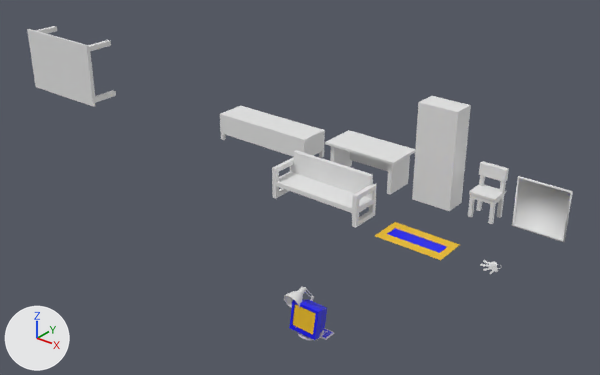
Renders of the FBX model Assets/Master/FBXs/publication_office.fbx from each side of a commit.
Before and after are seen from a 50 mm lens placed at (12.29, -15.66, 13.88), pointed at (-3.26, 3.77, 1.84). Every picture has the same lights, and +X, +Y and +Z are marked at lower left. The picture after the commit comes second. Where no turn or scale is listed for an object, it has been applied to the vertices.

Script lines for the objects in view, before the commit:
```python
me_plane_003 = bpy.data.meshes.new('Plane.003')
me_plane_003.from_pydata(...)  # 116 vertices, 114 faces; spans x -1.57..1.56, y 0.0..1.41, z -0.78..0.78
me_plane_003.materials.append(mat_base)  # white #e7e7e7
me_plane_008 = bpy.data.meshes.new('Plane.008')
me_plane_008.from_pydata(...)  # 100 vertices, 105 faces; spans x -1.9..1.89, y 0.0..1.55, z -0.56..0.64
me_plane_008.materials.append(mat_base)  # white #e7e7e7
me_plane_010 = bpy.data.meshes.new('Plane.010')
me_plane_010.from_pydata(...)  # 108 vertices, 102 faces; spans x -2.31..2.31, y 0.0..1.17, z -0.66..0.71
me_plane_010.materials.append(mat_base)  # white #e7e7e7
ob_msh_officesofa = bpy.data.objects.new('msh_OfficeSofa', me_plane_008)
ob_msh_officesofa.location = (-4.0, 6.0, 0.0)
ob_msh_officesofa.rotation_euler = (-1.571, 0.0, -3.142)  # degrees (-90, 0, -180)
ob_msh_officesofa.scale = (-1.0, -1.0, -1.0)
ob_msh_officetable = bpy.data.objects.new('msh_OfficeTable', me_plane_003)
ob_msh_officetable.location = (-4.0, 9.0, 0.0)
ob_msh_officetable.rotation_euler = (-1.571, 0.0, -3.142)  # degrees (-90, 0, -180)
ob_msh_officetable.scale = (-1.0, -1.0, -1.0)
ob_msh_officewidecabinet = bpy.data.objects.new('msh_OfficeWideCabinet', me_plane_010)
ob_msh_officewidecabinet.location = (-9.0, 9.0, 0.0)
ob_msh_officewidecabinet.rotation_euler = (-1.571, 0.0, -3.142)  # degrees (-90, 0, -180)
ob_msh_officewidecabinet.scale = (-1.0, -1.0, -1.0)
# also in view: 'msh_OfficeChair' at (1.0, 9.0, 0.94); 'msh_OfficeRug' at (0.01, 6.0, 0.0); 'msh_monitor' at (0.45, -0.39, 0.51); 'msh_OfficeBigTable' at (-9.0, -0.46, 6.0); 'msh_OfficePinboard' at (3.01, 9.0, 0.95)
```
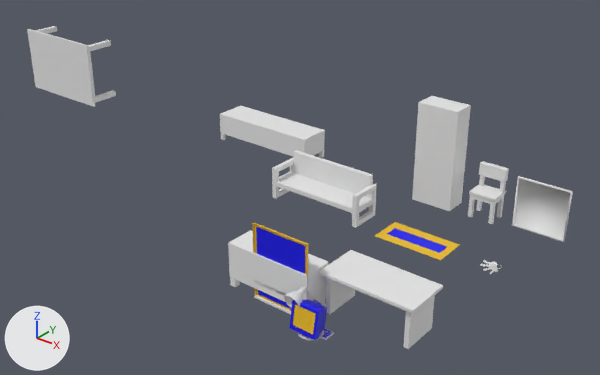
Edits to the scene script, one JSON object a line:
```json
{"op": "add", "block": "me_plane_014", "code": ["me_plane_014 = bpy.data.meshes.new('Plane.014')", "me_plane_014.from_pydata(...)  # 72 vertices, 42 faces; spans x -2.0..0.0, y 0.0..1.5, z 0.0..0.6"]}
{"op": "add", "block": "me_plane_018", "code": ["me_plane_018 = bpy.data.meshes.new('Plane.018')", "me_plane_018.from_pydata([(0.0, 1.0, 0.02), (-2.0, 1.0, 0.02), (0.0, 0.0, 0.02), (-2.0, 0.0, 0.02), (0.0, 0.0, -0.05), (0.0, 1.0, -0.05), (-2.0, 1.0, -0.05), (-2.0, 0.0, -0.05)], [], [(0, 2, 3, 1), (1, 3, 7, 6), (2, 0, 5, 4), (3, 2, 4, 7), (0, 1, 6, 5)])"]}
{"op": "add", "block": "me_plane_017", "code": ["me_plane_017 = bpy.data.meshes.new('Plane.017')", "me_plane_017.from_pydata(...)  # 72 vertices, 49 faces; spans x -3.0..0.0, y 0.0..1.0, z 0.0..1.5", "# faces by material slot: [34, 15]", "me_plane_017.materials.append(mat_base)  # white #e7e7e7", "me_plane_017.materials.append(mat_base_002)  # its picture is missing"]}
{"op": "add", "block": "me_plane_019", "code": ["me_plane_019 = bpy.data.meshes.new('Plane.019')", "me_plane_019.from_pydata(...)  # 76 vertices, 38 faces; spans x -2.0..0.0, y 0.0..0.17, z 0.0..2.5", "# faces by material slot: [12, 1, 10, 10, 5]", "me_plane_019.materials.append(mat_material_004)  # yellow #e7b91f", "me_plane_019.materials.append(mat_material_003)  # blue #0200e7", "me_plane_019.materials.append(mat_material_001)  # white #e1dbe7", "me_plane_019.materials.append(mat_base)  # white #e7e7e7", "me_plane_019.materials.append(mat_base_002)  # its picture is missing"]}
{"op": "set", "path": "ob_msh_officetable.location", "old": "(-4.0, 9.0, 0.0)", "new": "(1.6, 1.3, 0.0)"}
{"op": "add", "block": "ob_msh_coffeetable", "code": ["ob_msh_coffeetable = bpy.data.objects.new('msh_coffeeTable', me_plane_014)", "ob_msh_coffeetable.location = (0.0, 0.0, 0.0)"]}
{"op": "add", "block": "ob_msh_rug", "code": ["ob_msh_rug = bpy.data.objects.new('msh_rug', me_plane_018)", "ob_msh_rug.location = (0.0, 0.0, 0.0)"]}
{"op": "add", "block": "ob_msh_lowshelf", "code": ["ob_msh_lowshelf = bpy.data.objects.new('msh_lowShelf', me_plane_017)", "ob_msh_lowshelf.location = (0.0, 0.0, 0.0)"]}
{"op": "add", "block": "ob_msh_pinboard", "code": ["ob_msh_pinboard = bpy.data.objects.new('msh_pinBoard', me_plane_019)", "ob_msh_pinboard.location = (0.0, 0.0, 0.0)"]}
```

Where the change shows, as pixel boxes (x1, y1, x2, y2) in the pictures (600 x 375 px):
```json
{"object": "msh_OfficeTable", "change": "moved", "before": [325, 130, 415, 195], "after": [319, 250, 443, 349]}
{"object": "msh_lowShelf", "change": "added", "after": [228, 230, 328, 306]}
{"object": "msh_pinBoard", "change": "added", "after": [252, 223, 308, 311], "on screen": "blue", "faces in mat_material_003 (blue #0200e7)": [256, 227, 305, 309], "faces in mat_material_004 (yellow #e7b91f)": [252, 223, 308, 311]}
{"object": "msh_rug", "change": "added", "after": [254, 295, 326, 314], "on screen": "mostly hidden"}
{"object": "msh_coffeeTable", "change": "added", "after": [255, 280, 326, 301], "on screen": "mostly hidden"}
```
